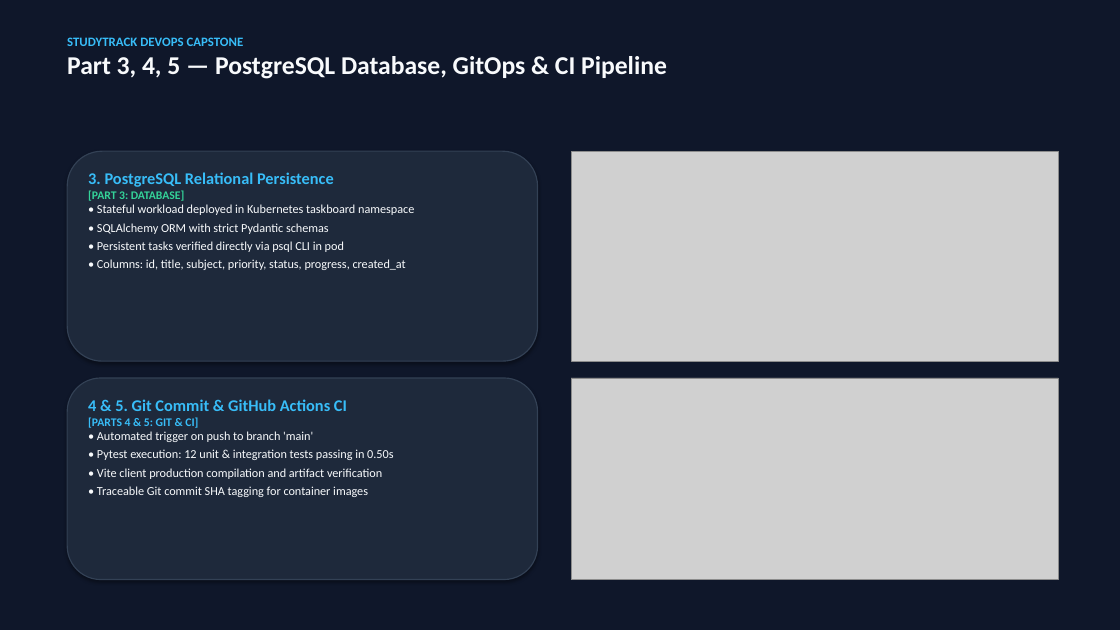
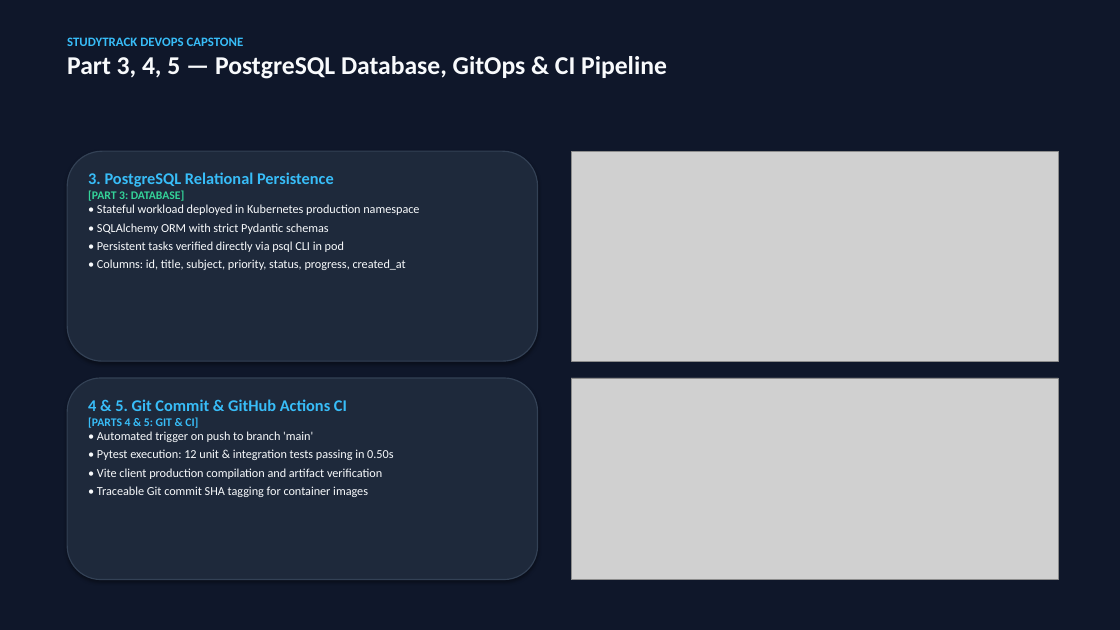
Before and after one commit to shubh-aarambh/Study-Track, a slide deck: slide 4 of demo/StudyTrack_DevOps_Capstone_Presentation.pptx. Drawn at 1120x630 pixels with LibreOffice and Linux fonts; fonts in the diff are those of the drawing; grey boxes stand for pictures. Boxes give left, top, right and bottom in pixels: in the first picture for what was removed or moved away, otherwise in the second. Text is boxed around its words. In the diff, an @@ line names an element or a change of style, - is before the commit and + after.

```diff
--- a/demo/StudyTrack_DevOps_Capstone_Presentation.pptx
+++ b/demo/StudyTrack_DevOps_Capstone_Presentation.pptx
@@ text at [97, 204, 419, 215]: text changed @@
-• Stateful workload deployed in Kubernetes taskboard namespace
+• Stateful workload deployed in Kubernetes production namespace
```
Also in this commit, not shown: 5 other slides changed, 9 other files.
